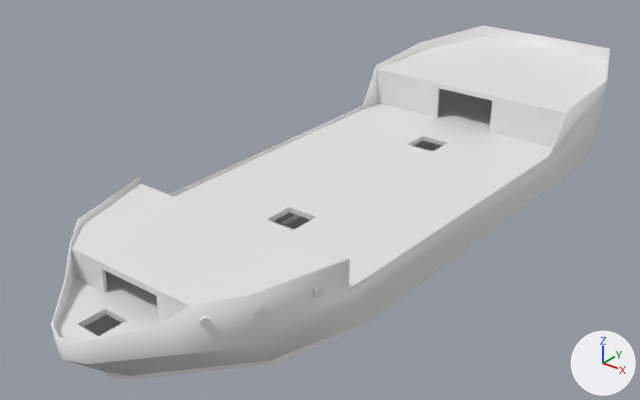
One commit to the Blender file Modelos/NavioArena.blend: the scene before it, then after it.
Before and after are seen from a camera (50 mm lens) standing at (70.1, -102.4, 60.9) and looking at (-4.8, -8.8, 2.9). The lights are fixed; the arrows at lower right show +X, +Y and +Z.

The first picture shows 'Casco', 'Paredes', 'Pisos'.
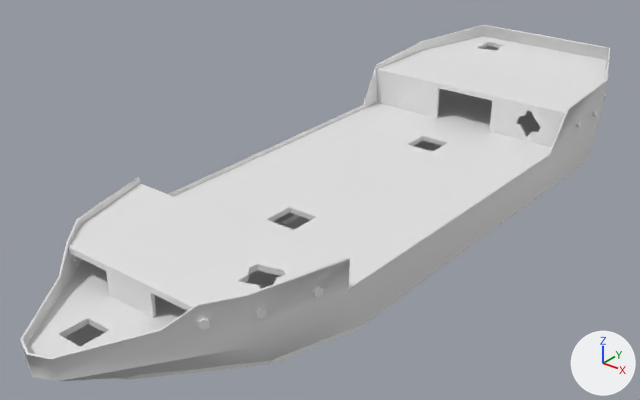
The edits, one by one:
me_cube is used by ob_pisos; location (0.0, 0.0, 0.0).
me_cube had 216 vertices, 236 faces and spanned x -18.3..18.3, y -58.7..52.9, z -0.9..13.3.
me_cube now has 336 vertices, 374 faces and spans x -18.3..18.3, y -62.4..52.9, z -0.9..13.3.
Part 1, on me_cube:
10 faces are deleted.
6 vertices in x -1.9..1.9, y -55.2, z 5.4..6.2 move by (0.0, -2.4, 0.0).
6 vertices in x -1.9..1.9, y -51.2, z 5.4..6.2 move by (0.0, -2.5, 0.0).
4 vertices in x -2.6..2.6, y -57.6, z 5.4..6.2 move by (0.0, -3.8, 0.0).
3 vertices in x -2.4..2.4, y -53.5..-52.5, z -0.1 move by (0.0, -0.5, 0.0).
10 vertices move from x -10.1..10.1, y -58.7..-49.2, z 5.4..10.3 to x -10.6..10.6, y -62.4..-49.2, z 5.4..10.3.
64 vertices are added at x -14.8..13.9, y -44.8..50.8, z -0.9..13.2.
56 new vertices lie (0.0, 0.0, 0.8) away from vertices in x -14.8..13.9, y -44.8..50.8, z -0.9..12.4.
148 new faces join them.
me_plane is used by ob_casco; location (0.0, 0.0, 0.0).
me_plane had 96 vertices, 81 faces and spanned x -0.1..18.5, y -58.9..53.4, z -8.2..15.4.
me_plane now has 160 vertices, 142 faces and spans x -0.1..18.6, y -62.8..53.5, z -8.2..15.6.
me_plane part 4: 12 vertices moved from x -0.1..10.6, y -58.8..-48.7, z 4.3..10.7 to x 0.0..11.0, y -62.5..-48.7, z 4.3..10.7; 2 vertices removed from x -0.1..0.0, y -58.9..-58.7, z 7.2; 66 vertices added at x 0.0..18.6, y -62.8..53.5, z 6.8..15.6.
me_cube_007 is used by ob_paredes; location (0.0, 23.3, 6.9).
me_cube_007 had 56 vertices, 42 faces and spanned x 0.0..18.3, y -72.4..1.4, z -7.7..5.4.
me_cube_007 now has 188 vertices, 180 faces and spans x -18.3..18.3, y -72.4..1.4, z -7.7..5.4.
me_cube_007 part 2: the loose piece of 8 vertices spanning x 4.7..10.6, y -72.4..-71.9, z -1.1..3.2 is deleted.
me_cube_007 part 3: 12 vertices added at x -3.8..3.8, y -72.4..-71.9, z -1.1..3.2.
Object 'Paredes' (ob_paredes) loses its MIRROR modifier named 'Mirror'.
Modifier setting removed (it was use_clip = True).

What differs and where, as boxes [x1, y1, x2, y2] in the pictures (640 x 400 px):
'Pisos', reshaped: before [56, 36, 607, 380]; after [26, 36, 607, 380]
'Casco', reshaped: before [51, 25, 610, 376]; after [20, 25, 610, 381]
part 1 of me_cube, built on: before [56, 36, 541, 380]; after [26, 36, 541, 380]
part 2 of me_cube_007, deleted: before [72, 254, 184, 322]
part 3 of me_cube_007, added: after [106, 271, 156, 318]
part 4 of me_plane, built on: before [51, 220, 272, 376]; after [20, 25, 610, 381]
